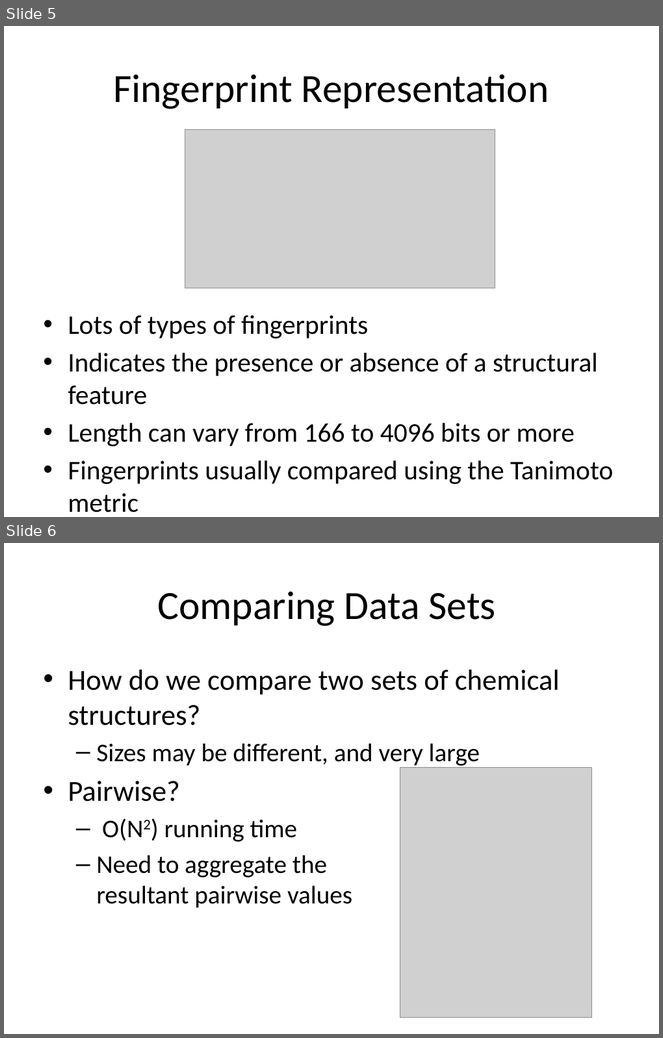
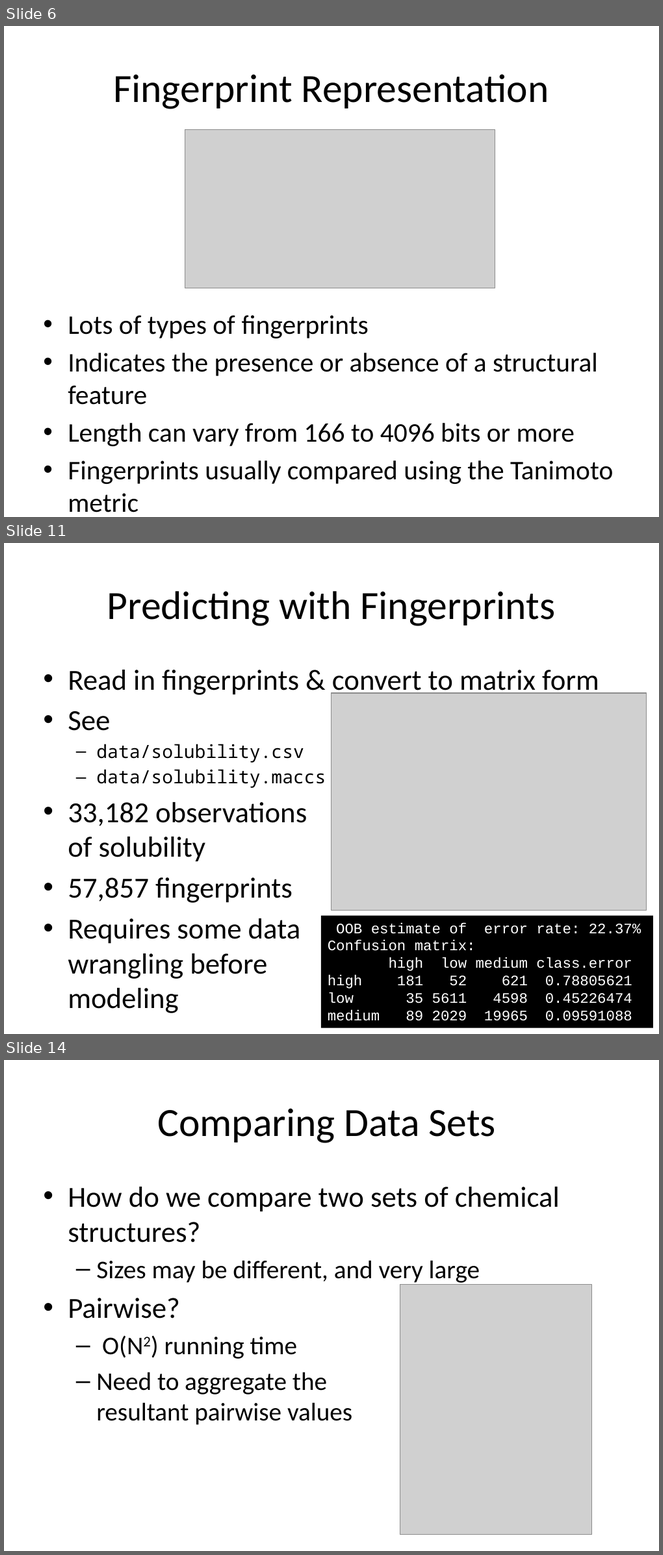
Before and after one commit to rajarshi/ctpa-fingerprints, a slide deck: fingerprints.pptx. Shown one above the other, each under a label of ours: slides 5 and 6 before the commit, slides 6, 11 and 14 after it; the slides between them are not shown. The pictures are 663x1038 and 663x1555 pixels, drawn with LibreOffice and Linux fonts; fonts in the diff are those of the drawing; grey boxes stand for pictures. Boxes give left, top, right and bottom in pixels: in the first picture for what was removed or moved away, otherwise in the second. Text is boxed around its words. In the diff, an @@ line names an element or a change of style, - is before the commit and + after.

```diff
--- a/fingerprints.pptx
+++ b/fingerprints.pptx
@@ slide 11 added at (4,543,659,1034), background #FFFFFF @@
@@ title added at (107,591,556,626), 44 pt, text #000000 @@
+Predicting with Fingerprints
@@ text added at (68,670,599,1014), 32 pt, text #000000 @@
+• Read in fingerprints & convert to matrix form
+• See
+  – data/solubility.csv
+  – data/solubility.maccs
+• 33,182 observations
+  of solubility
+• 57,857 fingerprints
+• Requires some data
+  wrangling before
+  modeling
@@ picture added at (331,693,646,910) @@
@@ rectangle added at (321,916,653,1029), fill #000000, 16 pt, text #FFFFFF @@
+OOB estimate of error rate: 22.37%
+Confusion matrix:
+high low medium class.error
+high 181 52 621 0.78805621
+low 35 5611 4598 0.45226474
+medium 89 2029 19965 0.09591088
@@ what was slide 5 is now slide 6 @@
@@ what was slide 6 is now slide 14 @@
```
Also in this commit, not shown: 4 slides changed, 8 other slides added, 4 other files.
